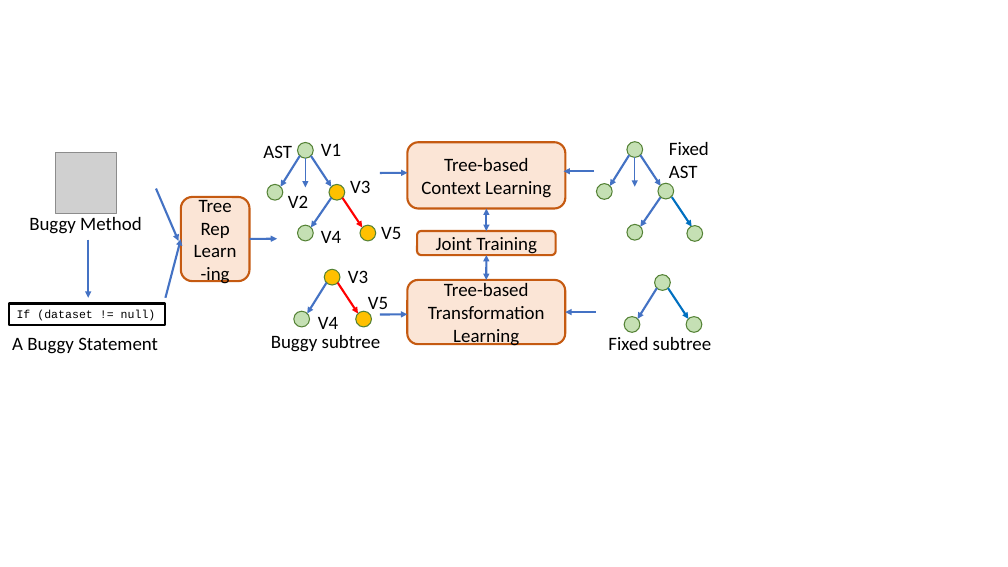
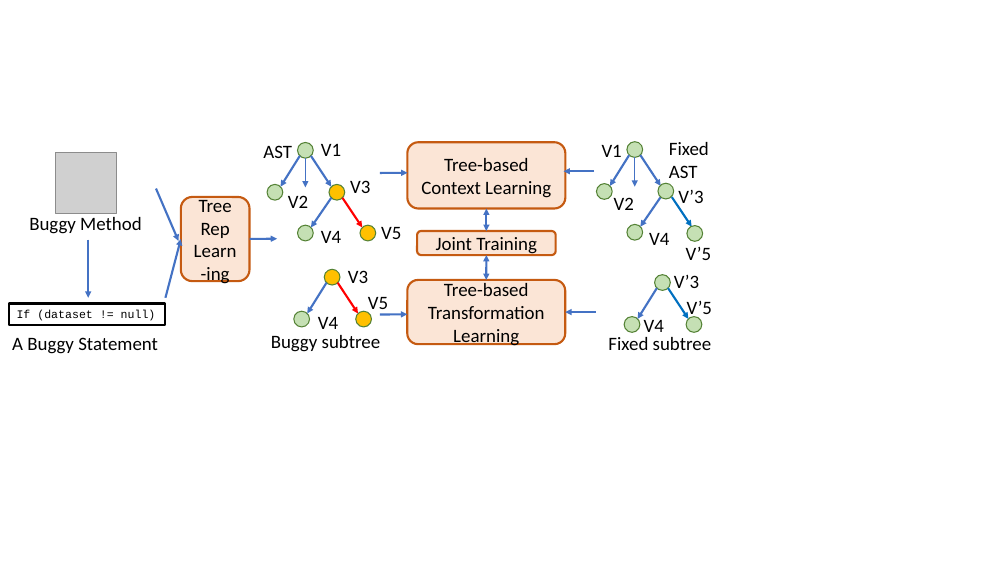
Before and after one commit to tien-n-nguyen/apr-study, a slide deck: slide 6 of Figures.pptx. Drawn at 1008x567 pixels with LibreOffice and Linux fonts; fonts in the diff are those of the drawing; grey boxes stand for pictures. Boxes give left, top, right and bottom in pixels: in the first picture for what was removed or moved away, otherwise in the second. Text is boxed around its words. In the diff, an @@ line names an element or a change of style, - is before the commit and + after.

```diff
--- a/Figures.pptx
+++ b/Figures.pptx
@@ text added at [602, 145, 622, 157], 18 pt, text #000000 @@
+V1
@@ text added at [614, 197, 634, 210], 18 pt, text #000000 @@
+V2
@@ text added at [678, 190, 703, 208], 18 pt, text #000000 @@
+V’3
@@ text added at [649, 233, 669, 245], 18 pt, text #000000 @@
+V4
@@ text added at [686, 247, 711, 260], 18 pt, text #000000 @@
+V’5
@@ text added at [674, 275, 699, 288], 18 pt, text #000000 @@
+V’3
@@ text added at [644, 320, 664, 332], 18 pt, text #000000 @@
+V4
@@ text added at [687, 301, 712, 320], 18 pt, text #000000 @@
+V’5
```
Also in this commit, not shown: 3 other files.
